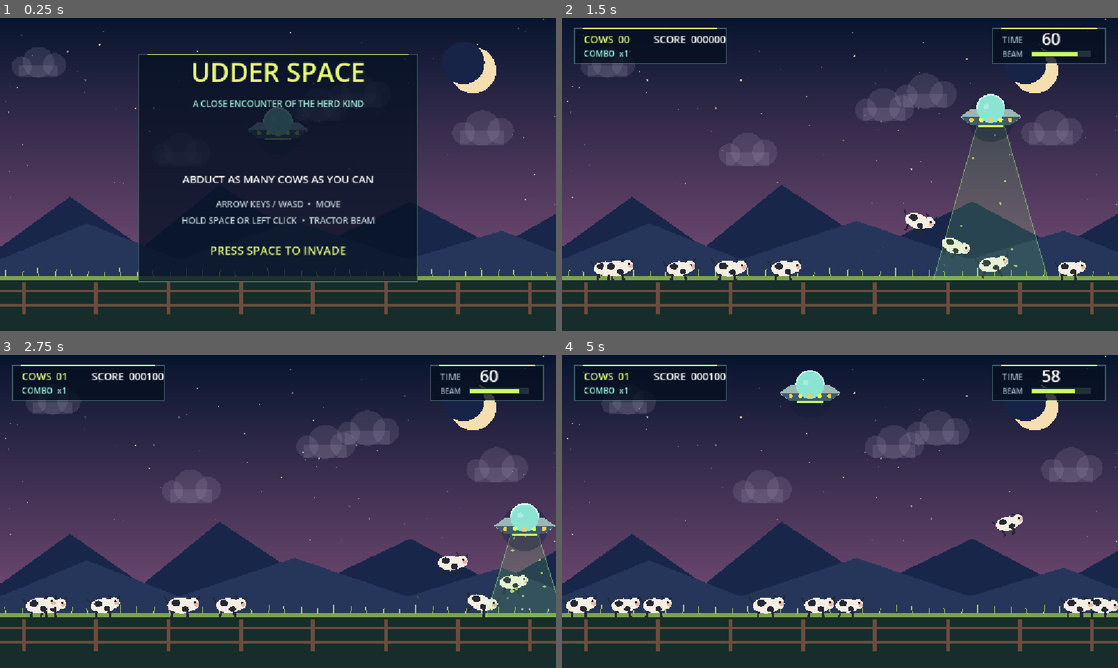
Above: before the commit, frames 1-4 (two rows, left to right).
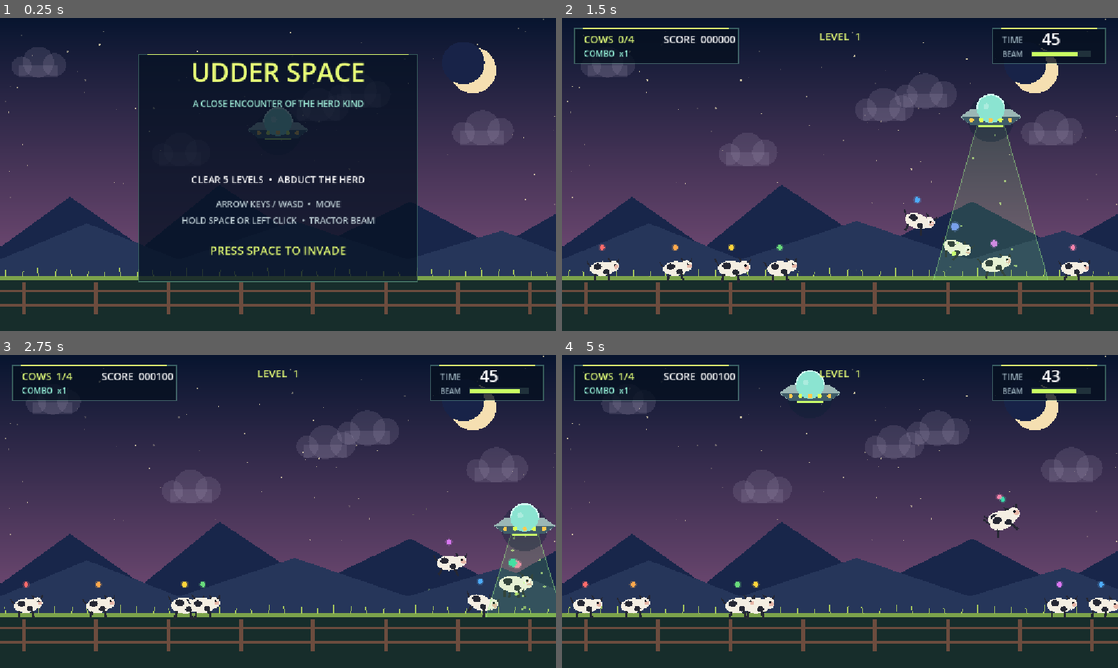
Above: after the commit, the same moments.

Repository: raegar/UdderSpace
Game: Godot game, scene res://main.tscn
The game is run twice, just before and just after one commit, with the same random seed, the same clock (stepped at 60 frames per second) and the same inputs.
Inputs (mouse positions are in pixels of both pictures, inside the frame that each line leads up to):
- Up to frame 1 (0.25 s): no input
- Up to frame 2 (1.5 s): tap Enter at 0.5, 0.6 s; move the mouse to (962, 158) at 0.52 s; hold D 0.53-1.28 s; hold Space 0.53-1.28 s; click (962, 158) at 0.67 s; move the mouse to (728, 190) at 1.27 s; hold S from 1.28 s (still down); tap Space at 1.35 s; click (728, 190) at 1.42 s
- Up to frame 3 (2.75 s): tap Space at 1.52, 1.82 s; tap Enter at 1.55, 2.1 s; move the mouse to (333, 442) at 2.02 s; release S at 2.03 s; hold D from 2.03 s (still down); hold Space from 2.03 s (still down); click (333, 442) at 2.17 s
- Up to frame 4 (5 s): move the mouse to (812, 574) at 2.77 s; release D at 2.78 s; release Space at 2.78 s; hold W 2.78-3.53 s; tap Enter at 2.85, 4.35 s; click (812, 574) at 2.92 s; tap Space at 3.02, 3.32, 4.52, 4.82 s; move the mouse to (1006, 558) at 3.52 s; hold Space 3.53-4.28 s; hold A from 3.53 s (still down); click (1006, 558) at 3.67 s; move the mouse to (673, 464) at 4.27 s; click (673, 464) at 4.42 s

The runs differ from the first frame. In frame 1, 0.5% of the frame differs, in the area x 32-68%, y 50-53%; in frame 2, 2.0%; in frame 3, 2.2%; in frame 4, 3.0%, in the area x 0-100%, y 3-84%.

Commit message:
grou[ 5 updates

Diff:
--- a/main.gd
+++ b/main.gd
@@ -6,7 +6,7 @@
 const UFO_SPEED := 430.0
 const BEAM_RANGE := 365.0
 
-enum GameState { TITLE, PLAYING, GAME_OVER }
+enum GameState { TITLE, PLAYING, LEVEL_COMPLETE, GAME_OVER }
 
 var state := GameState.TITLE
 var ufo_pos := Vector2(W * 0.5, 170.0)
@@ -28,6 +28,182 @@
 var title_bob := 0.0
 var rng := RandomNumberGenerator.new()
 
+const PENTATONIC_HZ := [261.63, 293.66, 329.63, 392.0, 440.0, 523.25, 587.33, 659.25, 784.0, 880.0]
+const NOTE_COLORS := [Color("#ff6b6b"), Color("#ffa94d"), Color("#ffd43b"), Color("#69db7c"), Color("#4dabf7"), Color("#748ffc"), Color("#da77f2"), Color("#f783ac"), Color("#38d9a9"), Color("#fcc419")]
+var note_players: Array[AudioStreamPlayer] = []
+var note_spawn_counter := 0
+
+const LEVEL_TARGETS   := [4,    6,    9,    12,   16  ]
+const LEVEL_MAX_COWS  := [8,    9,    10,   10,   10  ]
+const LEVEL_SPEED     := [25.0, 36.0, 50.0, 65.0, 82.0]
+const LEVEL_DRAIN     := [25.0, 28.0, 32.0, 37.0, 44.0]
+const LEVEL_SPAWN_MIN := [1.5,  1.2,  0.9,  0.7,  0.5 ]
+const LEVEL_SPAWN_MAX := [3.0,  2.4,  1.8,  1.4,  1.1 ]
+var level := 1
+var level_captured := 0
+var level_complete_timer := 0.0
+
+var boss := {}
+var boss_active := false
+var boss_intro_timer := 0.0
+
+func generate_tone(frequency: float) -> AudioStreamWAV:
+	var sample_rate := 44100
+	var samples := int(sample_rate * 0.6)
+	var data := PackedByteArray()
+	data.resize(samples * 2)
+	for i in samples:
+		var t := float(i) / float(sample_rate)
+		var envelope := minf(1.0, t * 30.0) * exp(-t * 3.5)
+		var wave := sin(TAU * frequency * t) * 0.7 + sin(TAU * frequency * 2.0 * t) * 0.2 + sin(TAU * frequency * 3.0 * t) * 0.1
+		data.encode_s16(i * 2, clampi(int(28000.0 * wave * envelope), -32768, 32767))
+	var wav := AudioStreamWAV.new()
+	wav.format = AudioStreamWAV.FORMAT_16_BITS
+	wav.stereo = false
+	wav.mix_rate = sample_rate
+	wav.data = data
+	return wav
+
+func setup_audio() -> void:
+	for hz in PENTATONIC_HZ:
+		var player := AudioStreamPlayer.new()
+		player.stream = generate_tone(hz)
+		player.volume_db = -8.0
+		add_child(player)
+		note_players.append(player)
+
+func spawn_boss() -> void:
+	boss = {
+		"pos": Vector2(W * 0.88, GROUND_Y),
+		"vel": Vector2.ZERO,
+		"phase": 0.0,
+		"dir": -1.0,
+		"mouth_open": 0.0,
+		"hunger": 0
+	}
+	boss_active = true
+	boss_intro_timer = 3.5
+
+func update_boss(delta: float) -> void:
+	boss.phase = float(boss.phase) + delta * 4.5
+	boss_intro_timer = maxf(0.0, boss_intro_timer - delta)
+	var bpos: Vector2 = boss.pos
+	var bdir: float = float(boss.dir)
+
+	var nearest_dist := INF
+	var target_x := bpos.x
+	for cow in cows:
+		var cpos: Vector2 = cow.pos
+		var d := bpos.distance_to(cpos)
+		if d < nearest_dist:
+			nearest_dist = d
+			target_x = cpos.x
+
+	var speed := minf(210.0, 95.0 + float(boss.hunger) * 7.0)
+	var dx := target_x - bpos.x
+	if absf(dx) > 10:
+		bdir = 1.0 if dx > 0 else -1.0
+		boss.dir = bdir
+	var new_vx := move_toward(float(boss.vel.x), bdir * speed, delta * 95.0)
+	boss.vel = Vector2(new_vx, 0)
+	boss.pos = Vector2(clampf(bpos.x + new_vx * delta, 85, W - 85), bpos.y)
+
+	boss.mouth_open = minf(1.0, float(boss.mouth_open) + delta * (3.5 if nearest_dist < 170 else -2.2))
+	boss.mouth_open = maxf(0.0, boss.mouth_open)
+
+	var mouth_pos := Vector2(bpos.x + bdir * 72, bpos.y - 36)
+	for i in range(cows.size() - 1, -1, -1):
+		var cpos: Vector2 = cows[i].pos
+		if mouth_pos.distance_to(cpos) < 58:
+			for j in 16:
+				add_particle(cpos + Vector2(rng.randf_range(-24, 24), rng.randf_range(-20, 8)), Color("#cc1133"), "burst")
+			cows.remove_at(i)
+			boss.hunger = int(boss.hunger) + 1
+			boss.mouth_open = 1.0
+			screen_shake = 6.0
+
+func draw_boss() -> void:
+	var bpos: Vector2 = boss.pos
+	var bdir: float = float(boss.dir)
+	var ph: float = float(boss.phase)
+	var mo: float = float(boss.mouth_open)
+	var swing := sin(ph) * 11.0
+	var jaw := mo * 26.0
+
+	draw_custom_ellipse(Vector2(bpos.x, bpos.y + 6), Vector2(82, 13), Color(0, 0, 0, 0.35))
+	draw_set_transform(bpos, 0.0, Vector2(bdir, 1.0))
+
+	# Back spikes
+	for i in 6:
+		var sx := float(-28 + i * 11)
+		var tip_y := -98.0 - float(i % 3) * 9.0
+		draw_colored_polygon(PackedVector2Array([
+			Vector2(sx - 7, -74), Vector2(sx + 1, tip_y), Vector2(sx + 9, -74)
+		]), Color("#5a006a"))
+
+	# Body
+	draw_custom_ellipse(Vector2(0, -44), Vector2(54, 42), Color("#1a0828"))
+	draw_custom_ellipse(Vector2(-12, -58), Vector2(26, 14), Color("#2e0d45", 0.5))
+
+	# Legs
+	draw_line(Vector2(-32, -20), Vector2(-35 + swing, 4), Color("#120518"), 10)
+	draw_line(Vector2(-11, -16), Vector2(-11 - swing, 5), Color("#120518"), 10)
+	draw_line(Vector2(11, -16), Vector2(13 + swing, 5), Color("#120518"), 10)
+	draw_line(Vector2(32, -20), Vector2(35 - swing, 4), Color("#120518"), 10)
+	for lx: float in [-35.0, -11.0, 13.0, 35.0]:
+		draw_circle(Vector2(lx, 5), 7, Color("#120518"))
+
+	# Head
+	draw_circle(Vector2(55, -40), 40, Color("#250a3c"))
+
+	# Jaws
+	draw_custom_ellipse(Vector2(64, -52 - jaw * 0.5), Vector2(33, 17), Color("#3b1150"))
+	draw_custom_ellipse(Vector2(64, -28 + jaw * 0.5), Vector2(31, 15), Color("#3b1150"))
+
+	# Mouth interior
+	if mo > 0.05:
+		draw_custom_ellipse(Vector2(68, -40), Vector2(26.0 * mo + 3, 21.0 * mo + 3), Color("#7a0015"))
+		if mo > 0.5:
+			draw_custom_ellipse(Vector2(72, -32 + jaw * 0.35), Vector2(13, 8), Color("#cc1133"))
+
+	# Teeth
+	if mo > 0.2:
+		for t in 4:
+			var tx := 38.0 + float(t) * 12.0
+			draw_colored_polygon(PackedVector2Array([
+				Vector2(tx - 4, -36 - jaw * 0.5),
+				Vector2(tx + 2,  -20 - jaw * 0.5),
+				Vector2(tx + 8, -36 - jaw * 0.5)
+			]), Color(0.9, 0.88, 0.78))
+		for t in 3:
+			var tx := 44.0 + float(t) * 13.0
+			draw_colored_polygon(PackedVector2Array([
+				Vector2(tx - 3, -44 + jaw * 0.5),
+				Vector2(tx + 2,  -57 + jaw * 0.5),
+				Vector2(tx + 7, -44 + jaw * 0.5)
+			]), Color(0.88, 0.85, 0.72))
+
+	# Eyes
+	draw_circle(Vector2(42, -66), 17, Color(1.0, 0.1, 0.0, 0.35))
+	draw_circle(Vector2(42, -66), 13, Color("#ff1800"))
+	draw_circle(Vector2(42, -66), 8,  Color("#ff7200"))
+	draw_circle(Vector2(45, -66), 5,  Color(0.04, 0.0, 0.04))
+	draw_circle(Vector2(38, -71), 4,  Color(1.0, 0.9, 0.9, 0.45))
+
+	draw_set_transform(Vector2.ZERO)
+
+	# Name tag during intro
+	if boss_intro_timer > 0:
+		var alpha: float
+		if boss_intro_timer > 3.0:
+			alpha = (3.5 - boss_intro_timer) / 0.5
+		elif boss_intro_timer < 1.2:
+			alpha = boss_intro_timer / 1.2
+		else:
+			alpha = 1.0
+		draw_centered("MOOCHER  AWAKENS", H * 0.28, 34, Color(1.0, 0.22, 0.08, alpha))
+		draw_centered("PROTECT YOUR COWS", H * 0.28 + 44, 19, Color(1.0, 0.65, 0.3, alpha * 0.85))
+
 func _ready() -> void:
 	rng.randomize()
 	for i in 90:
@@ -38,23 +214,36 @@
 			"speed": rng.randf_range(5, 13),
 			"scale": rng.randf_range(0.7, 1.4)
 		})
+	setup_audio()
 	queue_redraw()
 
 func start_game() -> void:
+	level = 1
+	score = 0
+	combo = 0
+	best_combo = 0
+	captured = 0
+	boss_active = false
+	start_level()
+
+func start_level() -> void:
 	state = GameState.PLAYING
 	ufo_pos = Vector2(W * 0.5, 155)
 	ufo_vel = Vector2.ZERO
 	cows.clear()
 	particles.clear()
-	score = 0
+	level_captured = 0
+	time_left = 45.0
+	beam_energy = 100.0
+	beam_on = false
+	spawn_timer = 0.0
+	note_spawn_counter = 0
 	combo = 0
-	best_combo = 0
-	captured = 0
-	time_left = 60.0
-	beam_energy = 100.0
-	spawn_timer = 0.0
+	boss_active = false
 	for i in 8:
 		spawn_cow(90.0 + i * 135.0 + rng.randf_range(-30, 30))
+	if level == 5:
+		spawn_boss()
 
 func spawn_cow(x := -1.0) -> void:
 	if x < 0:
@@ -67,19 +256,26 @@
 		"fear": 0.0,
 		"airborne": false,
 		"captured": false,
-		"size": rng.randf_range(0.88, 1.1)
+		"size": rng.randf_range(0.88, 1.1),
+		"note": note_spawn_counter % PENTATONIC_HZ.size()
 	})
+	note_spawn_counter += 1
 
 func _unhandled_input(event: InputEvent) -> void:
 	if event is InputEventKey and event.pressed and not event.echo:
 		if event.keycode in [KEY_ENTER, KEY_SPACE]:
-			if state != GameState.PLAYING:
+			if state == GameState.LEVEL_COMPLETE:
+				level_complete_timer = 0.0
+				get_viewport().set_input_as_handled()
+			elif state != GameState.PLAYING:
 				start_game()
 				get_viewport().set_input_as_handled()
 		elif event.keycode == KEY_ESCAPE and state == GameState.PLAYING:
 			state = GameState.TITLE
 	if event is InputEventMouseButton and event.pressed:
-		if state != GameState.PLAYING:
+		if state == GameState.LEVEL_COMPLETE:
+			level_complete_timer = 0.0
+		elif state != GameState.PLAYING:
 			start_game()
 
 func _process(delta: float) -> void:
@@ -90,6 +286,14 @@
 			cloud.pos.x = -140
 	if state == GameState.PLAYING:
 		update_game(delta)
+	elif state == GameState.LEVEL_COMPLETE:
+		level_complete_timer -= delta
+		if level_complete_timer <= 0:
+			level += 1
+			if level > 5:
+				state = GameState.GAME_OVER
+			else:
+				start_level()
 	update_particles(delta)
 	screen_shake = maxf(0.0, screen_shake - delta * 18.0)
 	flash = maxf(0.0, flash - delta * 2.5)
@@ -115,17 +319,20 @@
 	beam_on = Input.is_key_pressed(KEY_SPACE) or Input.is_mouse_button_pressed(MOUSE_BUTTON_LEFT)
 	beam_on = beam_on and beam_energy > 0.5
 	if beam_on:
-		beam_energy = maxf(0, beam_energy - delta * 25.0)
+		beam_energy = maxf(0, beam_energy - delta * LEVEL_DRAIN[level - 1])
 	else:
 		beam_energy = minf(100, beam_energy + delta * 18.0)
 
 	spawn_timer -= delta
-	if spawn_timer <= 0 and cows.size() < 10:
+	if spawn_timer <= 0 and cows.size() < LEVEL_MAX_COWS[level - 1]:
 		spawn_cow()
-		spawn_timer = rng.randf_range(1.5, 3.0)
+		spawn_timer = rng.randf_range(LEVEL_SPAWN_MIN[level - 1], LEVEL_SPAWN_MAX[level - 1])
 
 	for cow in cows:
 		update_cow(cow, delta)
+
+	if boss_active:
+		update_boss(delta)
 
 	for i in range(cows.size() - 1, -1, -1):
 		if cows[i].captured:
@@ -149,7 +356,14 @@
 		if cow.airborne:
 			cow.vel.y += 420.0 * delta
 		else:
-			cow.vel.x = move_toward(cow.vel.x, cow.dir * 25.0, delta * 20.0)
+			var wander: float = float(cow.dir) * LEVEL_SPEED[level - 1]
+			if boss_active:
+				var cpos: Vector2 = cow.pos
+				var bpos: Vector2 = boss.pos
+				if cpos.distance_to(bpos) < 210:
+					cow.fear = minf(1.0, float(cow.fear) + delta * 3.5)
+					wander = signf(cpos.x - bpos.x) * LEVEL_SPEED[level - 1] * 2.4
+			cow.vel.x = move_toward(float(cow.vel.x), wander, delta * 35.0)
 			if rng.randf() < delta * 0.25:
 				cow.dir *= -1.0
 
@@ -170,7 +384,12 @@
 
 	if cow.pos.distance_to(ufo_pos) < 48:
 		cow.captured = true
+		if not note_players.is_empty():
+			var ni := int(cow.note) % note_players.size()
+			note_players[ni].stop()
+			note_players[ni].play()
 		captured += 1
+		level_captured += 1
 		combo += 1
 		best_combo = maxi(best_combo, combo)
 		var points := 100 * combo
@@ -181,6 +400,10 @@
 		flash = 0.35
 		for j in 18:
 			add_particle(ufo_pos + Vector2(rng.randf_range(-35, 35), 15), Color("#d7ff75"), "burst")
+		if level_captured >= LEVEL_TARGETS[level - 1]:
+			state = GameState.LEVEL_COMPLETE
+			level_complete_timer = 2.5
+			beam_on = false
 	elif not in_beam and cow.airborne and cow.pos.y >= GROUND_Y - 17:
 		combo = 0
 
@@ -218,6 +441,8 @@
 	draw_background()
 	for cow in cows:
 		draw_cow(cow)
+	if boss_active:
+		draw_boss()
 	if state == GameState.PLAYING and beam_on:
 		draw_beam()
 	draw_ufo(ufo_pos, state == GameState.TITLE)
@@ -228,6 +453,8 @@
 		draw_title()
 	elif state == GameState.PLAYING:
 		draw_hud()
+	elif state == GameState.LEVEL_COMPLETE:
+		draw_level_complete()
 	else:
 		draw_game_over()
 	if flash > 0:
@@ -339,6 +566,10 @@
 	if cow.fear > 0.2:
 		draw_circle(Vector2(28, -8), 5, Color.WHITE, false, 1.5)
 	draw_set_transform(Vector2.ZERO)
+	var nc: Color = NOTE_COLORS[int(cow.note) % NOTE_COLORS.size()]
+	var dot_r: float = 5.0 + float(cow.fear) * 3.0
+	draw_circle(p + Vector2(0, -44), dot_r + 2.5, Color(nc, 0.25))
+	draw_circle(p + Vector2(0, -44), dot_r, nc)
 
 func draw_custom_ellipse(center: Vector2, radii: Vector2, color: Color) -> void:
 	var points := PackedVector2Array()
@@ -356,17 +587,21 @@
 	draw_panel(Rect2(286, 75, 580, 470), Color(0.025, 0.07, 0.14, 0.78))
 	draw_centered("UDDER SPACE", 132, 54, Color("#e8ff77"))
 	draw_centered("A CLOSE ENCOUNTER OF THE HERD KIND", 184, 18, Color("#9ce8d5"))
-	draw_centered("ABDUCT AS MANY COWS AS YOU CAN", 342, 22, Color.WHITE)
+	draw_centered("CLEAR 5 LEVELS  •  ABDUCT THE HERD", 342, 20, Color.WHITE)
 	draw_centered("ARROW KEYS / WASD  •  MOVE", 392, 18, Color("#b8c8cf"))
 	draw_centered("HOLD SPACE OR LEFT CLICK  •  TRACTOR BEAM", 426, 18, Color("#b8c8cf"))
 	var pulse := 0.78 + sin(title_bob * 4) * 0.22
 	draw_centered("PRESS SPACE TO INVADE", 490, 24, Color(0.9, 1, 0.45, pulse))
 
 func draw_hud() -> void:
-	draw_panel(Rect2(25, 22, 315, 72), Color(0.02, 0.06, 0.12, 0.78))
-	draw_text(Vector2(45, 52), "COWS  %02d" % captured, 21, Color("#dffb78"))
-	draw_text(Vector2(190, 52), "SCORE  %06d" % score, 21, Color.WHITE)
+	draw_panel(Rect2(25, 22, 340, 72), Color(0.02, 0.06, 0.12, 0.78))
+	draw_text(Vector2(45, 52), "COWS  %d/%d" % [level_captured, LEVEL_TARGETS[level - 1]], 21, Color("#dffb78"))
+	draw_text(Vector2(210, 52), "SCORE  %06d" % score, 21, Color.WHITE)
 	draw_text(Vector2(45, 80), "COMBO  x%d" % maxi(1, combo), 17, Color("#8fe8d1"))
+	if level == 5:
+		draw_centered("BOSS  STAGE", 46, 22, Color("#ff4422"))
+	else:
+		draw_centered("LEVEL  %d" % level, 46, 22, Color("#e8ff77"))
 	draw_panel(Rect2(W - 260, 22, 235, 72), Color(0.02, 0.06, 0.12, 0.78))
 	draw_text(Vector2(W - 240, 52), "TIME", 18, Color("#9eb4c0"))
 	var time_color := Color("#ff6b69") if time_left < 10 else Color.WHITE
@@ -375,14 +610,31 @@
 	draw_rect(Rect2(W - 180, 69, 125, 12), Color("#20313b"), true)
 	draw_rect(Rect2(W - 178, 71, 121 * beam_energy / 100.0, 8), Color("#caff63"), true)
 
+func draw_level_complete() -> void:
+	draw_panel(Rect2(326, 150, 500, 310), Color(0.025, 0.07, 0.14, 0.92))
+	if level == 5:
+		draw_centered("FINAL LEVEL CLEAR!", 228, 36, Color("#e8ff77"))
+		draw_centered("THE HERD FLIES FREE", 276, 18, Color("#9ce8d5"))
+	else:
+		draw_centered("LEVEL %d COMPLETE" % level, 228, 36, Color("#e8ff77"))
+		draw_centered("LEVEL %d  INCOMING" % (level + 1), 276, 18, Color("#9ce8d5"))
+	draw_centered("%d COWS BEAMED" % level_captured, 318, 20, Color.WHITE)
+	draw_centered("SCORE  %06d" % score, 358, 22, Color("#dffb78"))
+	var pulse := 0.78 + sin(title_bob * 5) * 0.22
+	draw_centered("GET READY...", 420, 20, Color(0.9, 1.0, 0.45, pulse))
+
 func draw_game_over() -> void:
 	draw_panel(Rect2(326, 104, 500, 425), Color(0.025, 0.07, 0.14, 0.9))
-	draw_centered("MISSION COMPLETE", 165, 38, Color("#e8ff77"))
-	draw_centered("THE FARMERS ARE CONFUSED.", 208, 18, Color("#9ce8d5"))
-	draw_centered("%d" % captured, 306, 72, Color.WHITE)
-	draw_centered("COWS LIBERATED", 342, 17, Color("#9eb4c0"))
-	draw_centered("SCORE  %06d" % score, 397, 25, Color("#e8ff77"))
-	draw_centered("BEST COMBO  x%d" % best_combo, 432, 18, Color("#9ce8d5"))
+	if level > 5:
+		draw_centered("ALL 5 LEVELS CLEAR!", 165, 34, Color("#e8ff77"))
+		draw_centered("THE HERD IS FREE.", 208, 18, Color("#9ce8d5"))
+	else:
+		draw_centered("MISSION COMPLETE", 165, 38, Color("#e8ff77"))
+		draw_centered("LEVEL %d  •  TIME'S UP" % level, 208, 18, Color("#9ce8d5"))
+	draw_centered("%d" % captured, 290, 72, Color.WHITE)
+	draw_centered("COWS LIBERATED", 330, 17, Color("#9eb4c0"))
+	draw_centered("SCORE  %06d" % score, 385, 25, Color("#e8ff77"))
+	draw_centered("BEST COMBO  x%d" % best_combo, 420, 18, Color("#9ce8d5"))
 	draw_centered("PRESS SPACE TO RAID AGAIN", 490, 21, Color.WHITE)
 
 func draw_panel(rect: Rect2, color: Color) -> void:
